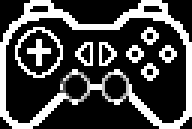
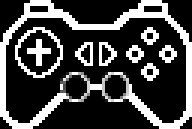
Layer changes from the first 192×129 image to the second:
painted on "Calque" over [left=9, top=6, right=183, bottom=105]
